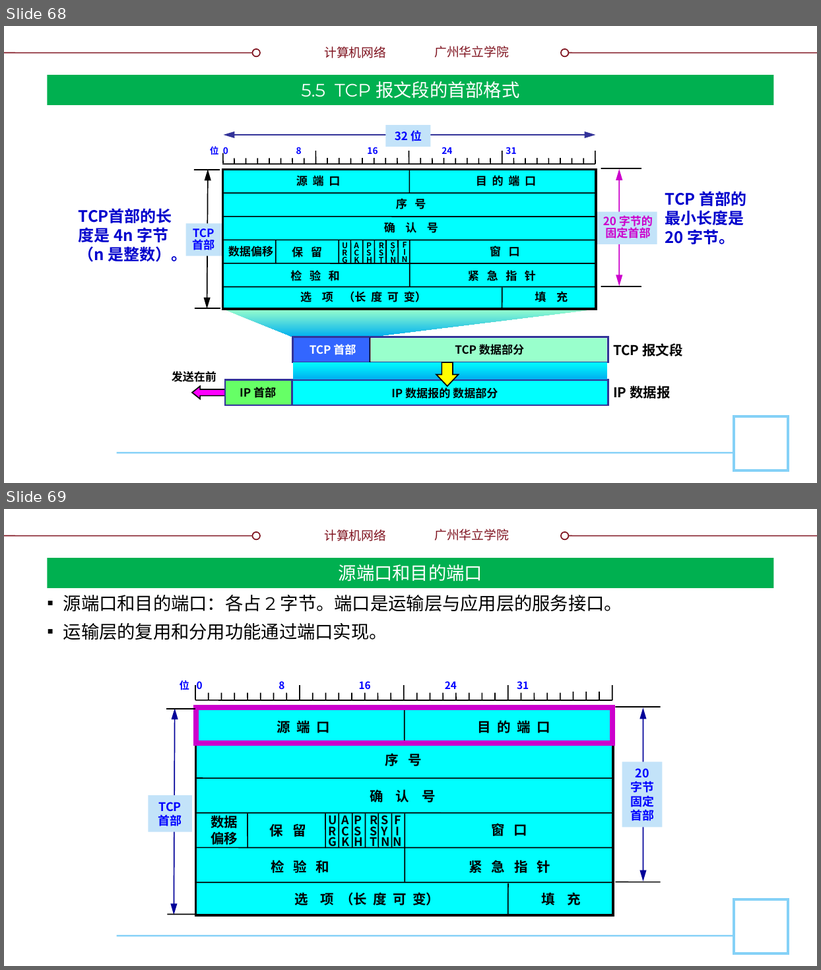
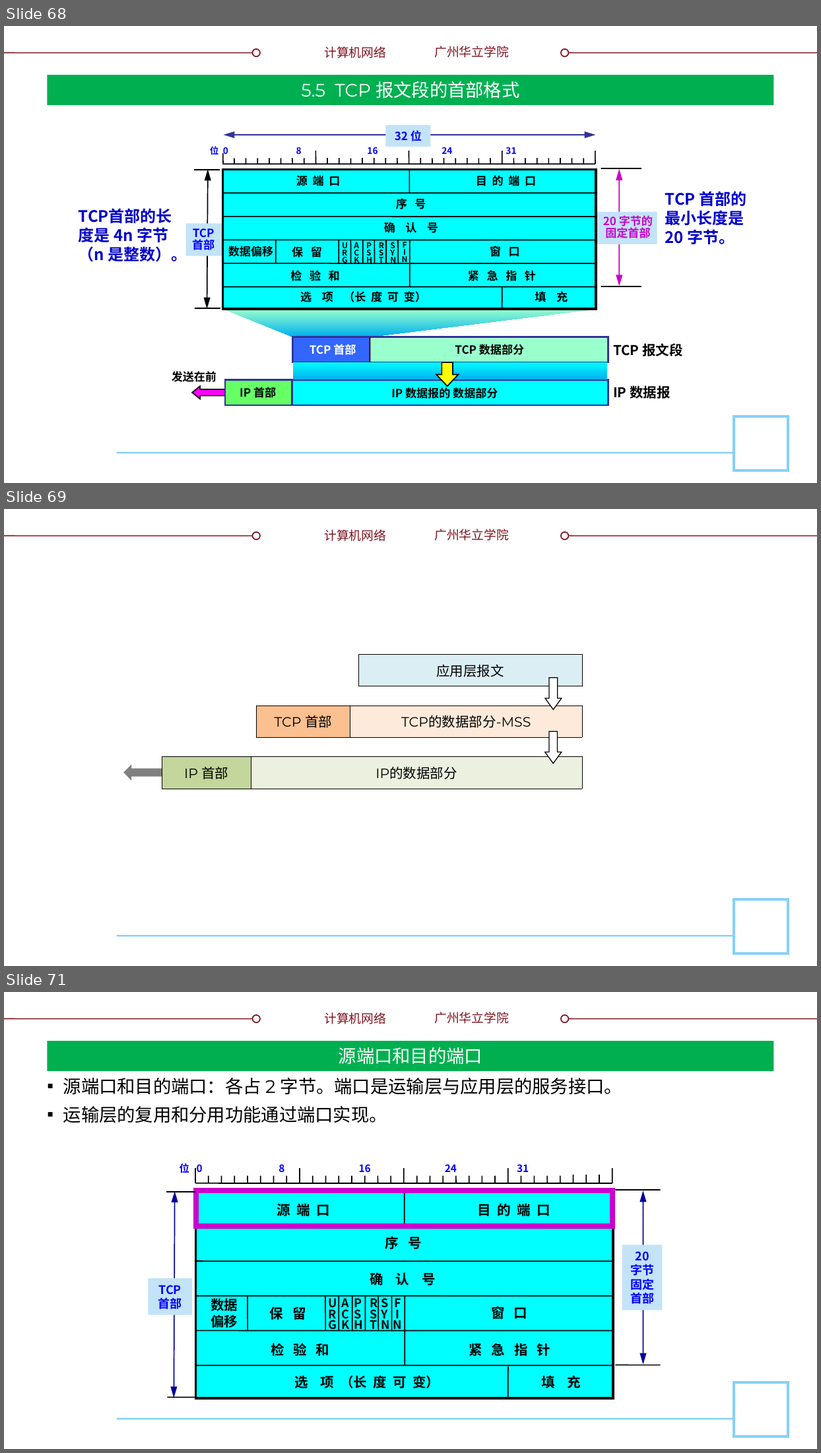
Before and after one commit to glplaman/glplaman.github.io, a slide deck: network/ppt/chap5.pptx. Shown one above the other, each under a label of ours: slides 68 and 69 before the commit, slides 68, 69 and 71 after it; the slides between them are not shown. The pictures are 821x970 and 821x1453 pixels, drawn with LibreOffice and Linux fonts; fonts in the diff are those of the drawing; background and template pictures are left out. Boxes give left, top, right and bottom in pixels: in the first picture for what was removed or moved away, otherwise in the second. Text is boxed around its words. In the diff, an @@ line names an element or a change of style, - is before the commit and + after.

```diff
--- a/network/ppt/chap5.pptx
+++ b/network/ppt/chap5.pptx
@@ slide 69 added at (4,509,817,966), background #FFFFFF; not listed: 9 template elements that a slide beside it also shows @@
@@ table added at (358,655,583,687), 1 rows, 1 columns @@
+应用层报文
@@ down arrow added at (546,678,562,710), fill #FFFFFF, outline #000000 0.75 pt @@
@@ table added at (257,706,583,737), 1 rows, 2 columns @@
+TCP 首部 | TCP的数据部分-MSS
@@ down arrow added at (545,732,561,764), fill #FFFFFF, outline #000000 0.75 pt @@
@@ down arrow added at (123,765,162,782), fill #808080 @@
@@ table added at (162,757,582,789), 1 rows, 2 columns @@
+IP 首部 | IP的数据部分
@@ what was slide 69 is now slide 71 @@
```
Also in this commit, not shown: 18 slides changed, 2 other slides added, 10 other files.
